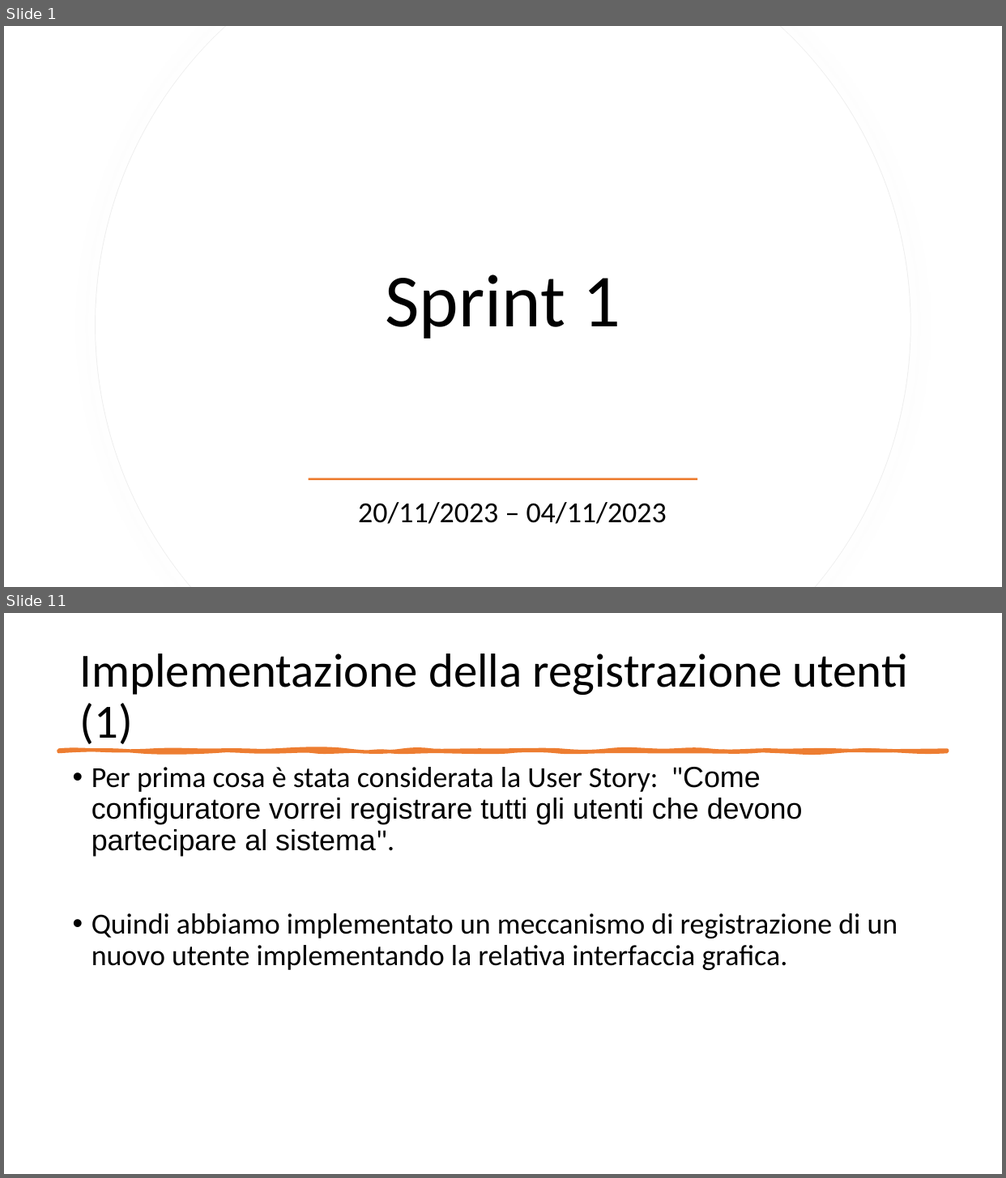
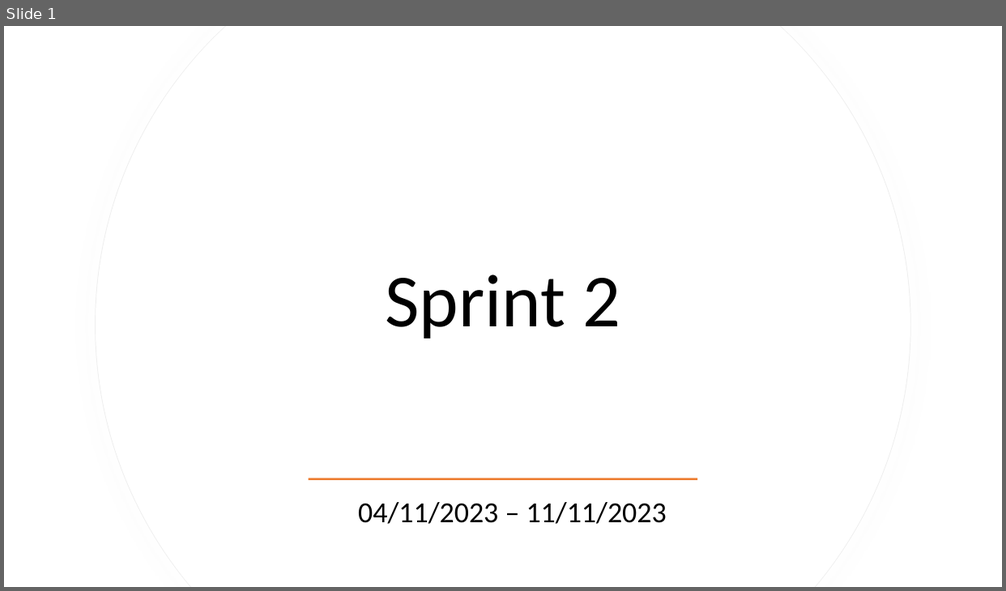
Before and after one commit to CSW-Teams/MS3-docs, a slide deck: Scrumtastic/Sprint2/Sprint2.pptx. Shown one above the other, each under a label of ours: slides 1 and 11 before the commit, slide 1 after it; the slides between them are not shown. The pictures are 1006x1178 and 1006x591 pixels, drawn with LibreOffice and Linux fonts; fonts in the diff are those of the drawing. Boxes give left, top, right and bottom in pixels: in the first picture for what was removed or moved away, otherwise in the second. Text is boxed around its words. In the diff, an @@ line names an element or a change of style, - is before the commit and + after.

Commit message:
sprint 2 powerPoint

```diff
--- a/Scrumtastic/Sprint2/Sprint2.pptx
+++ b/Scrumtastic/Sprint2/Sprint2.pptx
@@ slide 11 removed at (x1=4, y1=613, x2=1002, y2=1174), background #FFFFFF @@
@@ title removed at (x1=80, y1=653, x2=908, y2=750) @@
-Implementazione della registrazione utenti (1)
@@ freeform shape removed at (x1=58, y1=750, x2=948, y2=752) @@
@@ text removed at (x1=91, y1=767, x2=898, y2=970) @@
-• Per prima cosa è stata considerata la User Story: "Come configuratore vorrei registrare tutti gli utenti che devono partecipare al sistema".
-• Quindi abbiamo implementato un meccanismo di registrazione di un nuovo utente implementando la relativa interfaccia grafica.
@@ slide 1 changed as well @@
@@ title at (x1=386, y1=275, x2=620, y2=339): text changed @@
-Sprint 1
+Sprint 2
@@ subtitle at (x1=358, y1=502, x2=667, y2=524): text changed @@
-20/11/2023 – 04/11/2023
+04/11/2023 – 11/11/2023
```
Also in this commit, not shown: 2 other slides changed, 23 slides added, 14 other slides removed.
